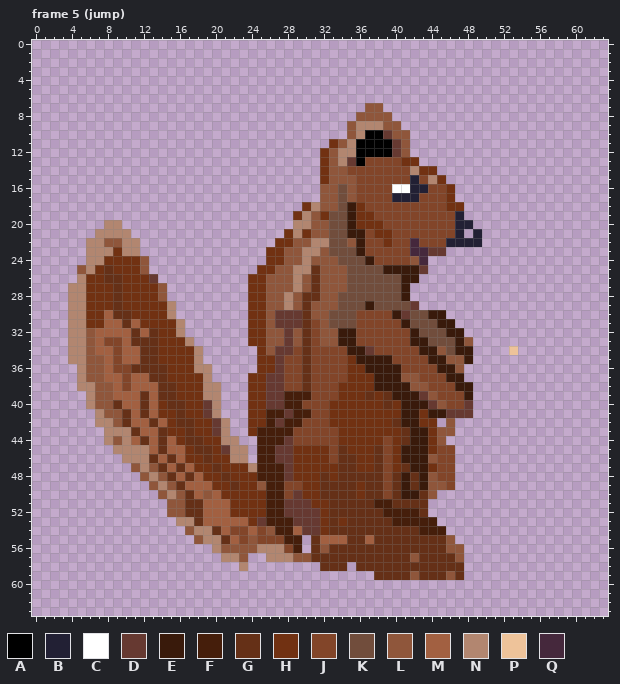
File history of a pixel-art file, code/sprites/orava.aseprite. The first picture shows the starting point.
64x64 pixels, 26 frames. Shown: frame 5 (jump). The commit also changed other frames, which this record leaves out.
Palette (. is transparent): A #000000  B #222034  C #ffffff  D #663931  E #391a0b  F #451e0b  G #653017  H #713112  J #824529  K #714d3c  L #8f563b  M #a26041  N #b28670  P #eec39a  Q #45283c
Pixels before, frame 5 (jump) (only the part around the change), first column x 0:
 0 ................................................................
 1 ................................................................
 2 ................................................................
 3 ................................................................
 4 ................................................................
 5 ................................................................
 6 ................................................................
 7 .....................................LL.........................
 8 ....................................LLLL........................
 9 ...................................LNNNLL.......................
10 ...................................LNAADLL......................
11 .................................HLNAAAADL......................
12 ................................HLNNAAAADL......................
13 ................................HLNDAJJJJHH.....................
14 ................................HLLJJJJJJJNHH...................
15 ................................HLLLJJJJJJBJNH..................
16 ................................LLKLJJJJCCBBJJH.................
17 ................................LLKLJJJJBBBJJJH.................
18 ..............................HNLLKEHJJJJJJJJJHH................
19 .............................HNLHKKEHHJJJJJJJJJB................
20 ........NN...................NNLLKKEHHHJJJJJJJJBB...............
21 .......NNNN.................HNHLLKKEEJHHJJJJJJJB.B..............
22 ......NNLLNN...............HHLLNNKKLEJJHJJQJJJBBBB..............
23 ......NNNHNN..............HHLLNNLKKKEJJJJJQQDD..................
24 ......NNHHHHL.............HHLLNLLLKKKEJJJJLQ....................
25 .....LNHGHHHL............HHLLNNGLLLKKKKEEEED....................
26 .....NHHGGHHHD..........HHLLLNLGLLLKKKKKKEE.....................
27 ....NNHHHGHHHHL.........HHLLLNLGLLLKKKKKKE......................
28 ....NNHHHGHHHHL.........HHLLNLGGLLKKKKKKKE......................
29 ....NNHHHGHHHHHN........HHLLNLGLLLKKKEKKKKD.....................
30 ....NNHHMGGHHHHN........HHLDDDGLLKKKJJJJEDKKEE..................
31 ....NNHHMMGMHHHHN.......HHLDDDGJLKKKJJJJJEKKKEE.................
32 ....NNLMMMMGMGHHN.......HHLLDLGJLLEEJJJJJJEKKKEE................
33 ....NNLMJJMGGGHHHN......HHLLDLGJLLEEJJJJJJEEKKKEL...............
34 ....NNLMMJMMGGHHHHN......HLDDJGJJJJEEDJJJJJEELKEE....P..........
35 ....NNLLMJMMGGHHHHN......HHDJJGJJJJHEEEEJJJJEELLE...............
36 .....NLLMJJGGGGHHHNN.....HHDJJGJJJJHHEEEEJJJJEEL................
37 .....NLLMMJMMGGHHHHN....HHDDJJGJJJJHHHEEELLJJJEE................
38 .....NNLLMJMMMGGHHHNN...HHDDJJGJJJHHHHEEEELLJJJEE...............
39 ......NLLMMMGMGGHHHNN...HHDDFFFJJJHHHGHGEEEDLJJJE...............
40 ......NLLGMMGMHGGHHDN...HHDDFFJJJHHHHHHGHEEEDLJJD...............
41 .......NLLGMGMHHGHHDN...HHFFDFFJJHHHHHHHHEEHEEDDD...............
42 .......NNLGMMGMHGGHHDN..HHFDFFJJJHHHHHHHGEEHH.L.................
43 ........NNNGMMGHHGHHDN..HFFFFJJJJJHHHHHHHGEEHLL.................
44 ........NLNMGMGMHGGHHNN..FFFDJJJJJHHHHHJHGEEHL..................
The same view after the edit:
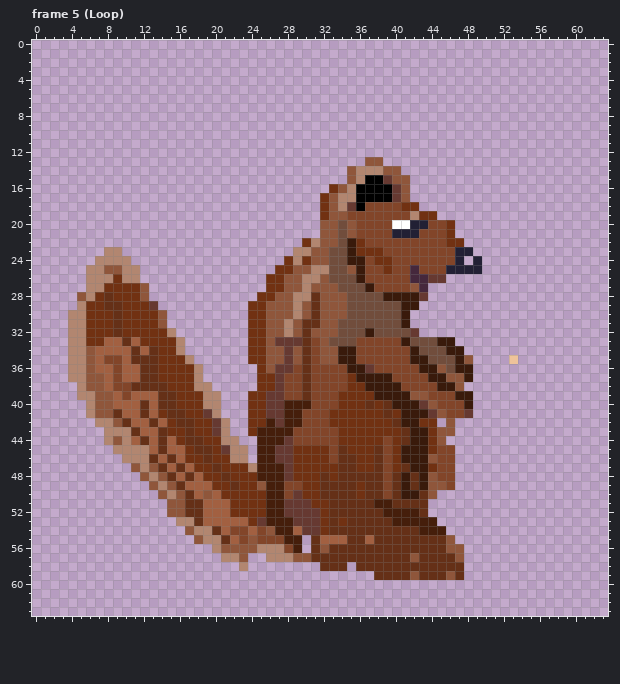
Difference:
Frame 5 (Loop):
y 7: x 37..38 LL -> ..
y 8: x 36..39 LLLL -> ....
y 9: x 35..40 LNNNLL -> ......
y 10: x 35..41 LNAADLL -> .......
y 11: x 33..41 HLNAAAADL -> .........
y 12: x 32..41 HLNNAAAADL -> ..........
y 13: x 32..42 HLNDAJJJJHH -> .....LL....
y 14: x 32..44 HLLJJJJJJJNHH -> ...LNNNLL....
y 15: x 32..34 HLL -> ...; x 36..45 JJJJJJBJNH -> NAADLL....
y 16: x 32..46 LLKLJJJJCCBBJJH -> .HLNAAAADL.....
y 17: x 32 L -> H; x 34..46 KLJJJJBBBJJJH -> NNAAAADL.....
y 18: x 30..32 HNL -> ..H; x 34..36 KEH -> NDA; x 41..47 JJJJJHH -> HH.....
y 19: x 29..31 HNL -> ...; x 33..37 KKEHH -> LLJJJ; x 42..47 JJJJJB -> NHH...
y 20: x 8..9 NN -> ..; x 29..31 NNL -> ...; x 33 K -> L; x 35..38 EHHH -> LJJJ; x 40..43 JJJJ -> CCBB; x 46..48 JBB -> H..
y 21: x 7..10 NNNN -> ....; x 28..31 HNHL -> ....; x 33 K -> L; x 35..36 EE -> LJ; x 38..42 HHJJJ -> JJBBB; x 46..47 JB -> H.; x 49 B -> .
y 22: x 6..11 NNLLNN -> ......; x 27..30 HHLL -> ...H; x 32..33 NK -> LL; x 35..36 LE -> EH; x 39 H -> J; x 42 Q -> J; x 46..49 BBBB -> HH..
y 23: x 6..7 NN -> ..; x 9..11 HNN -> N..; x 26..29 HHLL -> ...N; x 31 N -> L; x 35..38 KEJJ -> EHHH; x 42..48 QQDD... -> JJJJJBB
y 24: x 6 N -> .; x 8..12 HHHHL -> NNN..; x 26..30 HHLLN -> ..HNH; x 33 L -> K; x 35..39 KKEJJ -> EEJHH; x 42..47 LQ.... -> JJJJJB; x 49 . -> B
y 25: x 5 L -> .; x 7..12 HGHHHL -> NLLNN.; x 25..49 HHLLNNGLLLKKKKEEEED...... -> ..HHLLNNKKLEJJHJJQJJJBBBB
y 26: x 5..13 NHHGGHHHD -> .NNNHNN..; x 24..27 HHLL -> ..HH; x 29..31 NLG -> LNN; x 33..34 LL -> KK; x 36..45 KKKKKEE... -> EJJJJJQQDD
y 27: x 4..7 NNHH -> ..NN; x 9 G -> H; x 12..14 HHL -> L..; x 24..27 HHLL -> ..HH; x 29..31 NLG -> LNL; x 34 L -> K; x 37..43 KKKKE.. -> EJJJJLQ
y 28: x 4..6 NNH -> .LN; x 8..9 HG -> GH; x 12..14 HHL -> L..; x 24 H -> .; x 26 L -> H; x 28..30 NLG -> LNN; x 34 K -> L; x 39..40 KK -> EE; x 42..43 .. -> ED
y 29: x 4 N -> .; x 8 H -> G; x 13..15 HHN -> D..; x 28..31 NLGL -> LNLG; x 34 K -> L; x 37 E -> K; x 41..42 KD -> EE
y 30: x 8 M -> H; x 10 G -> H; x 14..15 HN -> L.; x 27..31 DDDGL -> LLNLG; x 33..34 KK -> LL; x 36..45 JJJJEDKKEE -> KKKKKE....
y 31: x 8..11 MMGM -> HGHH; x 14..16 HHN -> L..; x 27..29 DDD -> LNL; x 31 J -> G; x 33 K -> L; x 36..40 JJJJJ -> KKKKK; x 42..46 KKKEE -> .....
y 32: x 6..13 LMMMMGMG -> HHHGHHHH; x 15..16 HN -> N.; x 28 D -> N; x 31 J -> L; x 34..47 EEJJJJJJEKKKEE -> KKKEKKKKD.....
y 33: x 6..13 LMJJMGGG -> HHMMGMHH; x 16..17 HN -> N.; x 27 L -> D; x 29 L -> D; x 33..35 LEE -> KKK; x 41..43 JEE -> EKK; x 45..48 KKEL -> EE..
y 34: x 9 J -> M; x 11..12 MG -> GM; x 16..18 HHN -> N..; x 24 . -> H; x 27 D -> L; x 29 J -> L; x 32..34 JJJ -> LLE; x 36..37 ED -> JJ; x 42..46 JEELK -> EKKKE; x 48 E -> .; x 53 P -> .
y 35: x 7..8 LM -> MJ; x 11 M -> G; x 17..18 HN -> N.; x 24 . -> H; x 26..29 HDJJ -> LLDL; x 32..39 JJJHEEEE -> LLEEJJJJ; x 42..48 JJEELLE -> EEKKKEL; x 53 . -> P
y 36: x 4 . -> N; x 7 L -> M; x 10..11 JG -> MM; x 14 G -> H; x 19 N -> .; x 26 H -> L; x 28 J -> D; x 35..40 HHEEEE -> EEDJJJ; x 43..48 JJEEL. -> EELKEE
y 37: x 4 . -> N; x 9..10 MJ -> JM; x 12 M -> G; x 14 G -> H; x 18..19 HN -> N.; x 24 H -> .; x 26 D -> H; x 36..37 HH -> EE; x 40..42 ELL -> JJJ; x 44..48 JJEE. -> EELLE
y 38: x 6 N -> L; x 8..9 LM -> MJ; x 11..13 MMM -> GGG; x 15 G -> H; x 18 H -> N; x 20 N -> .; x 24 H -> .; x 26 D -> H; x 34 H -> J; x 37 H -> E; x 41..43 ELL -> JJJ; x 45..48 JJEE -> EEL.
y 39: x 5 . -> N; x 10 M -> J; x 12 G -> M; x 28..30 FFF -> JJG; x 37..39 GHG -> HEE; x 42..44 EDL -> LLJ; x 47 J -> E
y 40: x 9 G -> M; x 14 H -> G; x 16 G -> H; x 19 D -> N; x 30 J -> F; x 33 H -> J; x 37 H -> G; x 40 H -> E; x 43..45 EDL -> DLJ; x 48 D -> E
y 41: x 6..7 .N -> NL; x 9..10 LG -> GM; x 15 H -> G; x 26..28 FFD -> DDF; x 30 F -> J; x 39 H -> G; x 43..47 HEEDD -> EDLJJ
Where, in picture pixels (left, top, right, bottom), the same in both pictures:
changed: (248, 103, 518, 418)
changed: (68, 220, 221, 418)
